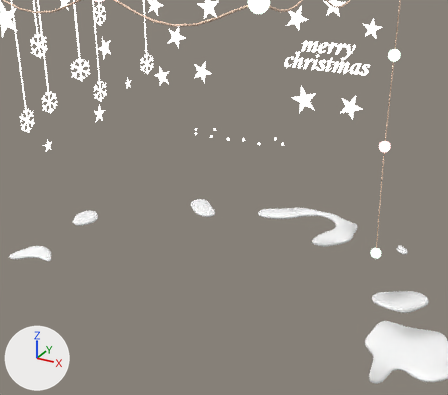
One commit to the glTF model model2.glb: the scene before it, then after it.
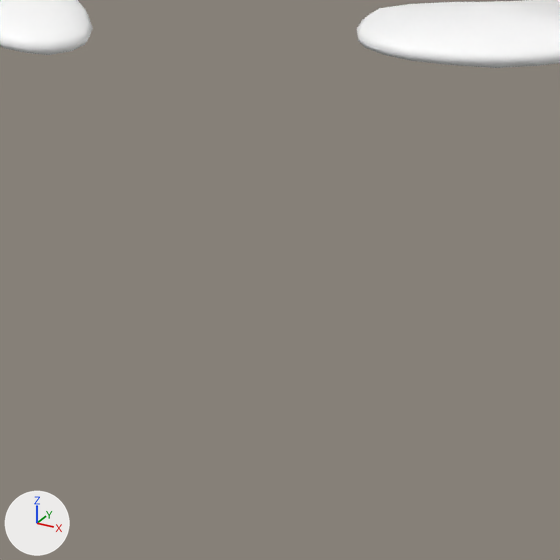
Old and new are each drawn from a 50 mm camera at (4.15, -6.37, 2.67) aimed at (-0.27, 1.67, -1.35) and again close up on the part from 45% to 65% of the width and 53% to 76% of the height. Every picture has the same lights, and +X, +Y and +Z are marked at lower left. The close-ups show mesh edges as thin lines. Where no turn or scale is listed for an object, it has been applied to the vertices.

Script lines for the objects in view, before the commit:
```python
me_mesh_001 = bpy.data.meshes.new('Mesh.001')
me_mesh_001.from_pydata(...)  # 3118 vertices, 6184 faces; spans x -2.77..4.12, y -3.65..3.56, z -0.06..0.06
me_mesh_001.materials.append(mat_snowsimple)  # white #ffffff
ob_snowball_002 = bpy.data.objects.new('SnowBall.002', me_mesh_001)
ob_snowball_002.location = (-0.408, 0.104, -2.205)
```
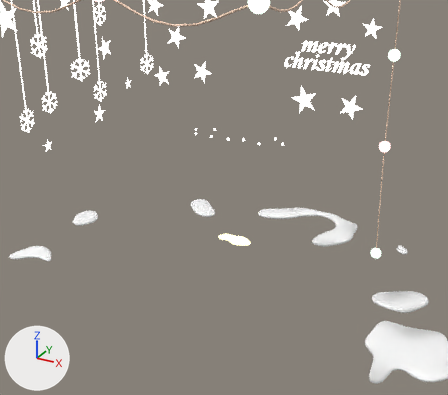
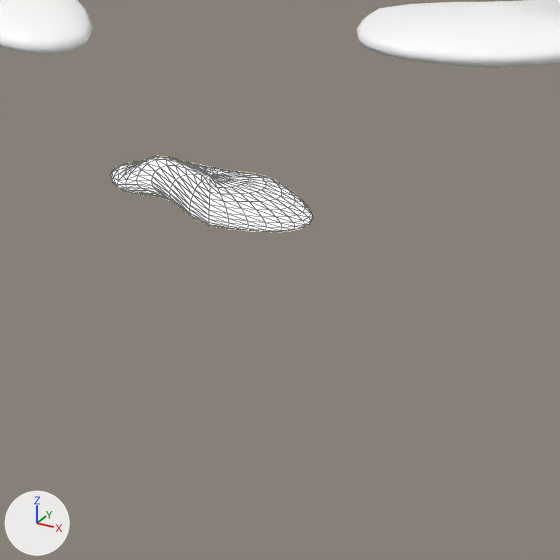
Location of each change, (x1, y1, x2, y2) in pixels of the close-ups (560 x 560 px):
'Sphere', added
    after: (110, 156, 313, 232)

The change, as a list of edits to the scene's bpy script:
```text
Add mat_fire:
    mat_fire = principled_material('Fire')
    mat_fire.base_color = (0.0, 0.0, 0.0)  # black #000000
    mat_fire.metallic = 1.0
    mat_fire.roughness = 1.0
    mat_fire.emission_color = (1.0, 0.937, 0.498)  # beige #fff8bb
    mat_fire.emission_strength = 2.214
Add me_sphere_038:
    me_sphere_038.from_pydata(...)  # 482 vertices, 960 faces; spans x -0.292..0.292, y -0.118..0.118, z -0.053..0.107
    me_sphere_038.materials.append(mat_fire)  # black #000000
Add ob_sphere:
    ob_sphere = bpy.data.objects.new('Sphere', me_sphere_038)
    ob_sphere.location = (0.0, 1.519, -1.981)
```
